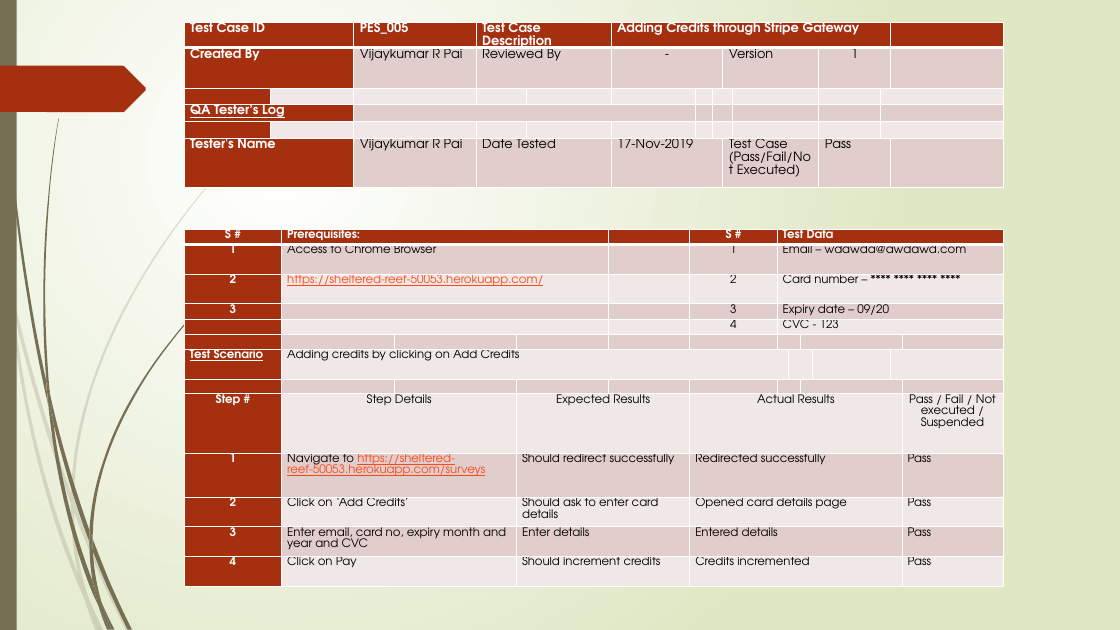
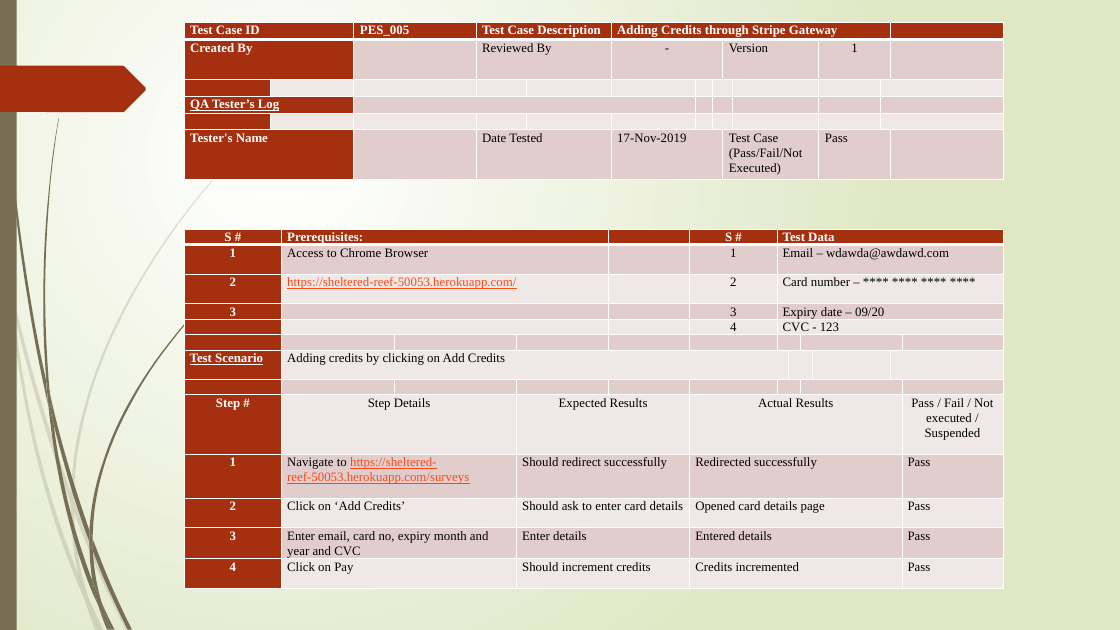
Before and after one commit to vijaykumarrpai/mca-code, a slide deck: slide 19 of 5thSem/Project/Bulk Email Aggregtor - Final.pptx (slide 18 before the commit). Drawn at 1120x630 pixels with LibreOffice and Linux fonts; fonts in the diff are those of the drawing. Boxes give left, top, right and bottom in pixels: in the first picture for what was removed or moved away, otherwise in the second. Text is boxed around its words. In the diff, an @@ line names an element or a change of style, - is before the commit and + after.

```diff
--- a/5thSem/Project/Bulk Email Aggregtor - Final.pptx
+++ b/5thSem/Project/Bulk Email Aggregtor - Final.pptx
@@ table at (x1=184, y1=23, x2=1002, y2=180) @@
-row 2, column 3: Vijaykumar R Pai
+row 2, column 3: 
-row 6, column 3: Vijaykumar R Pai
+row 6, column 3: 
@@ font TeX Gyre Adventor to Times New Roman @@
@@ table at (x1=184, y1=229, x2=1003, y2=597) @@
@@ size 10 to 11 pt, font TeX Gyre Adventor to Times New Roman @@
```
Also in this commit, not shown: 14 other slides changed, 3 slides added, 2 slides removed, 20 other files.
